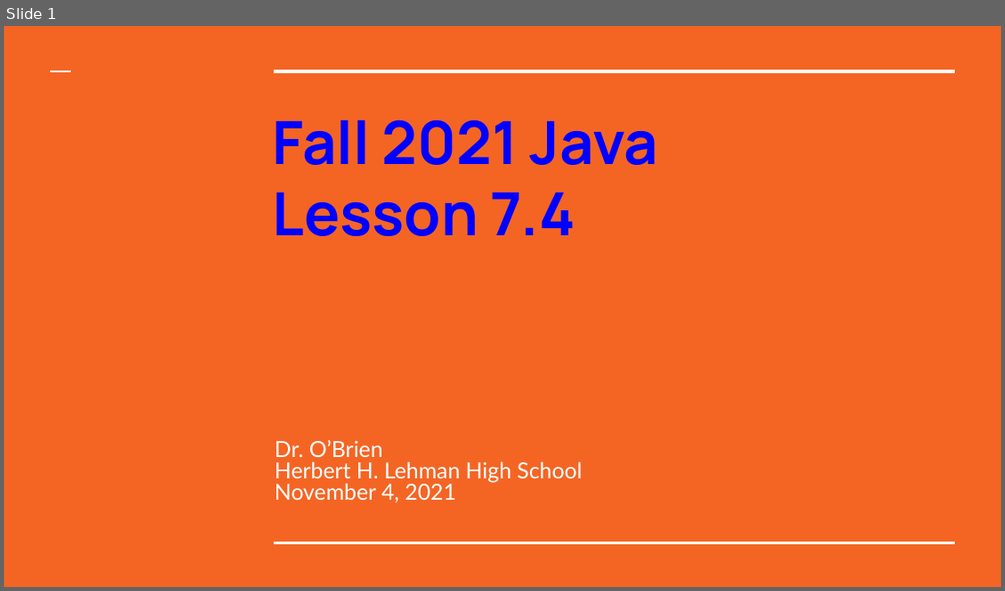
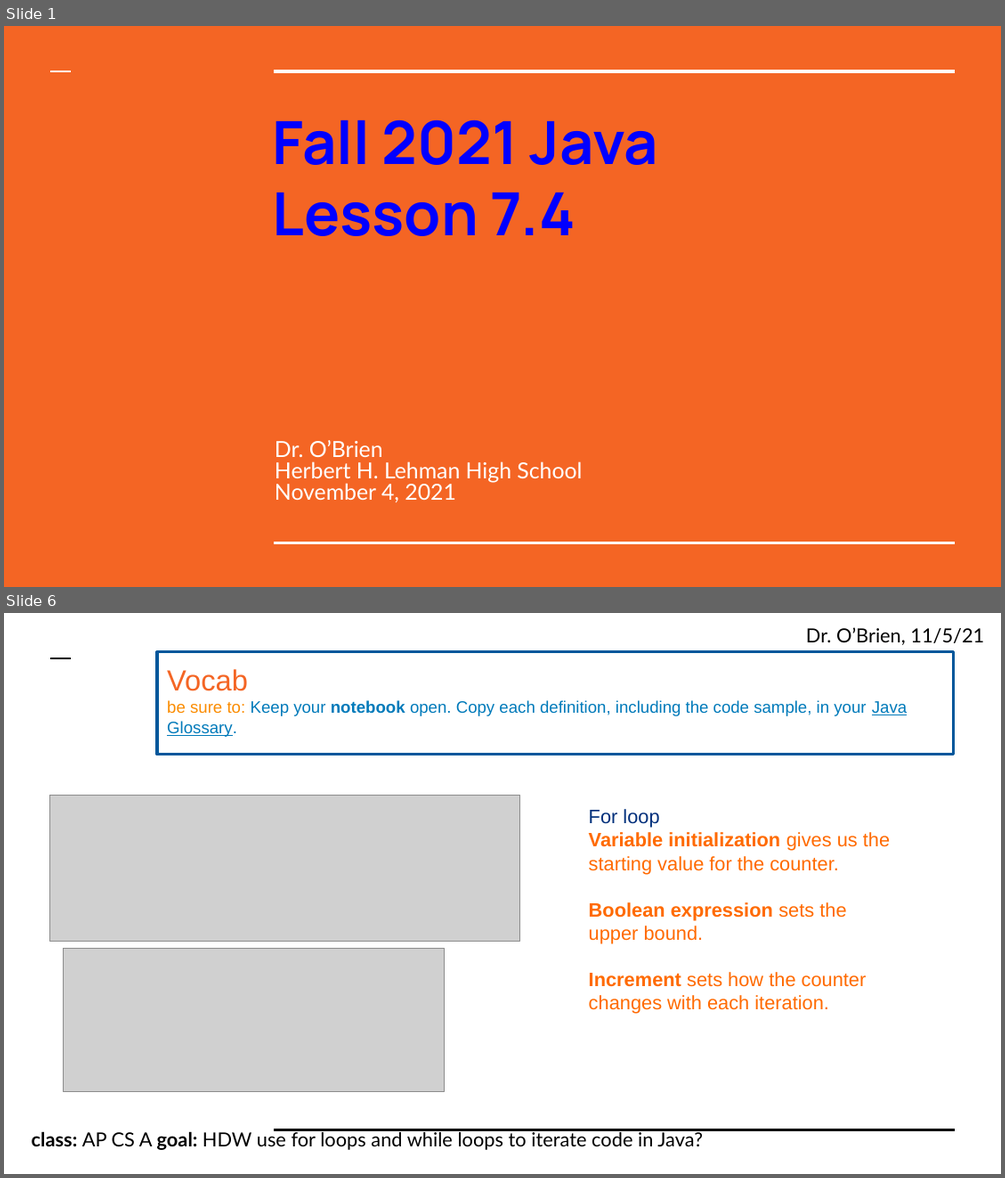
Before and after one commit to cobrien87/work, a slide deck: old/lesson_74_java.pptx. Shown one above the other, each under a label of ours: slide 1 before the commit, slides 1 and 6 after it; the slides between them are not shown. The pictures are 1005x591 and 1005x1178 pixels, drawn with LibreOffice and Linux fonts; fonts in the diff are those of the drawing; grey boxes stand for pictures; background and template pictures are left out. Boxes give left, top, right and bottom in pixels: in the first picture for what was removed or moved away, otherwise in the second. Text is boxed around its words. In the diff, an @@ line names an element or a change of style, - is before the commit and + after.

```diff
--- a/old/lesson_74_java.pptx
+++ b/old/lesson_74_java.pptx
@@ slide 6 added at (4,613,1001,1174), background #FFFFFF @@
@@ text added at (806,627,984,645), 14 pt, text #000000 @@
+Dr. O’Brien, 11/5/21
@@ line added from (51, 657) to (71, 657), #000000 1.5 pt @@
@@ title added at (157,652,954,755), fill #FFFFFF, outline #01579B 2 pt, 12 pt, text #007ABA @@
+Vocab
+be sure to: Keep your notebook open. Copy each definition, including the code sample, in your Java Glossary.
@@ line added from (275, 657) to (955, 657), #000000 3 pt @@
@@ picture added at (50,795,519,941) @@
@@ text added at (589,809,890,1013), 14 pt, text #FF6A00 @@
+For loop
+Variable initialization gives us the starting value for the counter.
+Boolean expression sets the upper bound.
+Increment sets how the counter changes with each iteration.
@@ picture added at (64,949,445,1092) @@
@@ text added at (32,1129,703,1150), 14 pt, text #000000 @@
+class: AP CS A goal: HDW use for loops and while loops to iterate code in Java?
@@ line added from (275, 1129) to (955, 1129), #000000 1.5 pt @@
```
Also in this commit, not shown: 6 slides changed, 1 other slide added, 1 slide removed, 10 other files.
